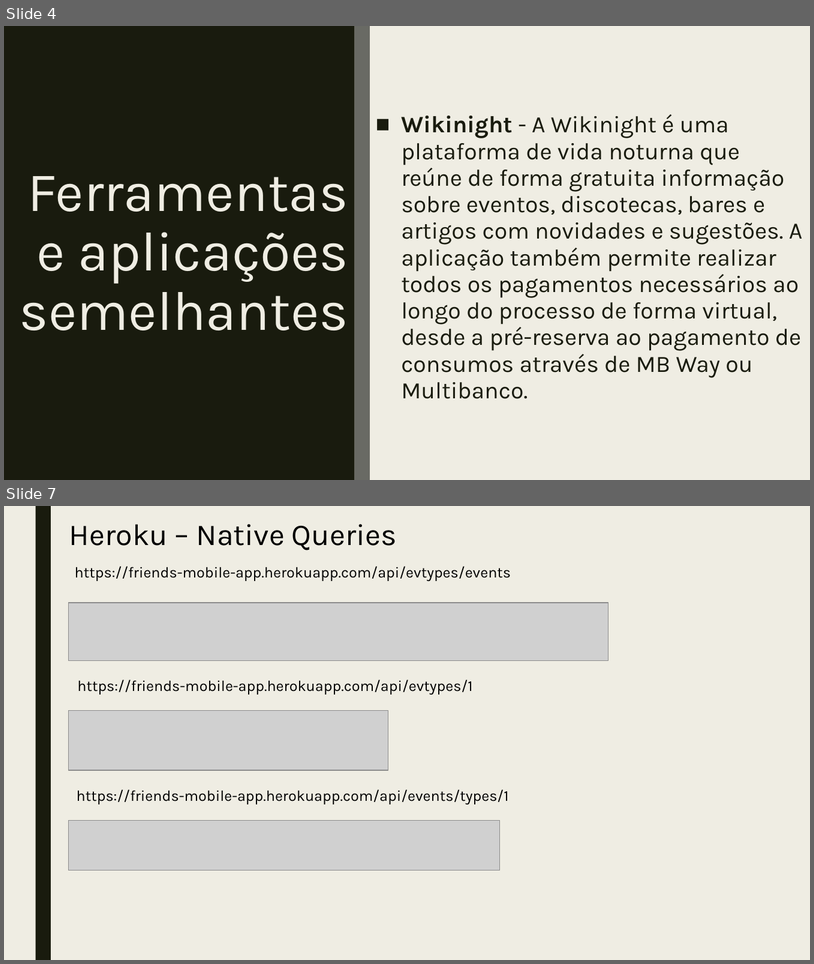
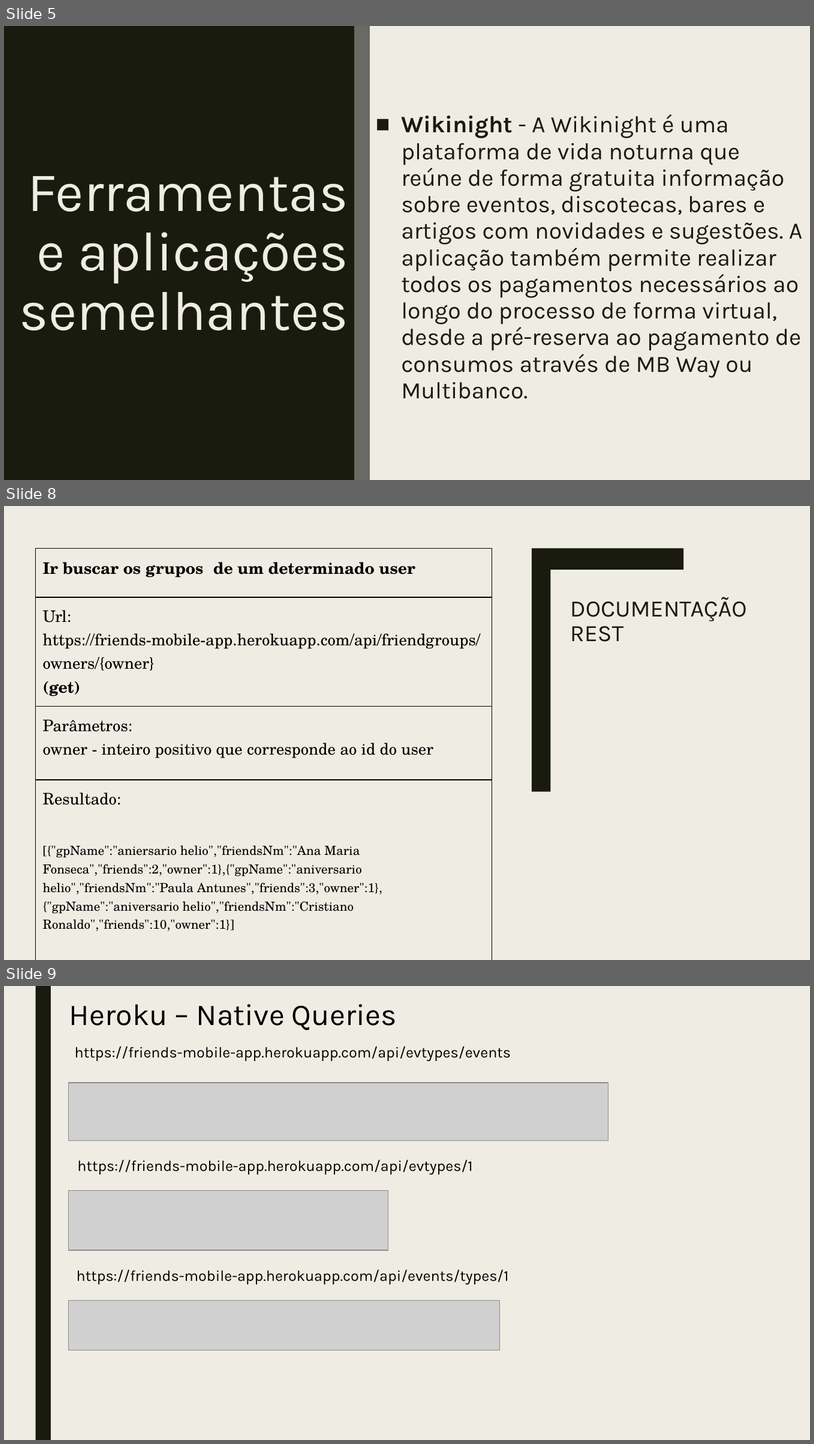
Before and after one commit to joaoppiresp/Proj-Mobile, a slide deck: Relatorios-Progresso/FRIEND’S_3rdDelivery.pptx. Shown one above the other, each under a label of ours: slides 4 and 7 before the commit, slides 5, 8 and 9 after it; the slides between them are not shown. The pictures are 814x964 and 814x1444 pixels, drawn with LibreOffice and Linux fonts; fonts in the diff are those of the drawing; grey boxes stand for pictures. Boxes give left, top, right and bottom in pixels: in the first picture for what was removed or moved away, otherwise in the second. Text is boxed around its words. In the diff, an @@ line names an element or a change of style, - is before the commit and + after.

```diff
--- a/Relatorios-Progresso/FRIEND’S_3rdDelivery.pptx
+++ b/Relatorios-Progresso/FRIEND’S_3rdDelivery.pptx
@@ slide 8 added at [4,506,810,960], background #EFEDE3 @@
@@ rectangle added at [4,506,355,960], fill #8C8D86 @@
@@ rectangle added at [4,506,810,960], fill #EFEDE3 @@
@@ rectangle added at [35,506,51,960], fill #191B0E @@
@@ rectangle added at [355,506,370,960], fill #191B0E @@
@@ table added at [35,549,492,960], 4 rows, 1 columns @@
+Ir buscar os grupos de um determinado user
+Url: https://friends-mobile-app.herokuapp.com/api/friendgroups/owners/{owner} / (get)
+Parâmetros: / owner - inteiro positivo que corresponde ao id do user
+Resultado: / [{"gpName":"aniersario helio","friendsNm":"Ana Maria Fonseca","friends":2,"owner":1},{"gpName":"aniversario helio","friendsNm":"Paula Antunes","friends":3,"owner":1},{"gpName":"aniversario helio","friendsNm":"Cristiano Ronaldo","friends":10,"owner":1}]
@@ freeform shape added at [532,549,684,792], fill #191B0E @@
@@ title added at [570,597,747,642], 28 pt, text #191B0E @@
+DOCUMENTAÇÃO REST
@@ what was slide 4 is now slide 5 @@
@@ what was slide 7 is now slide 9 @@
```
Also in this commit, not shown: 2 slides changed, 1 other slide added.
